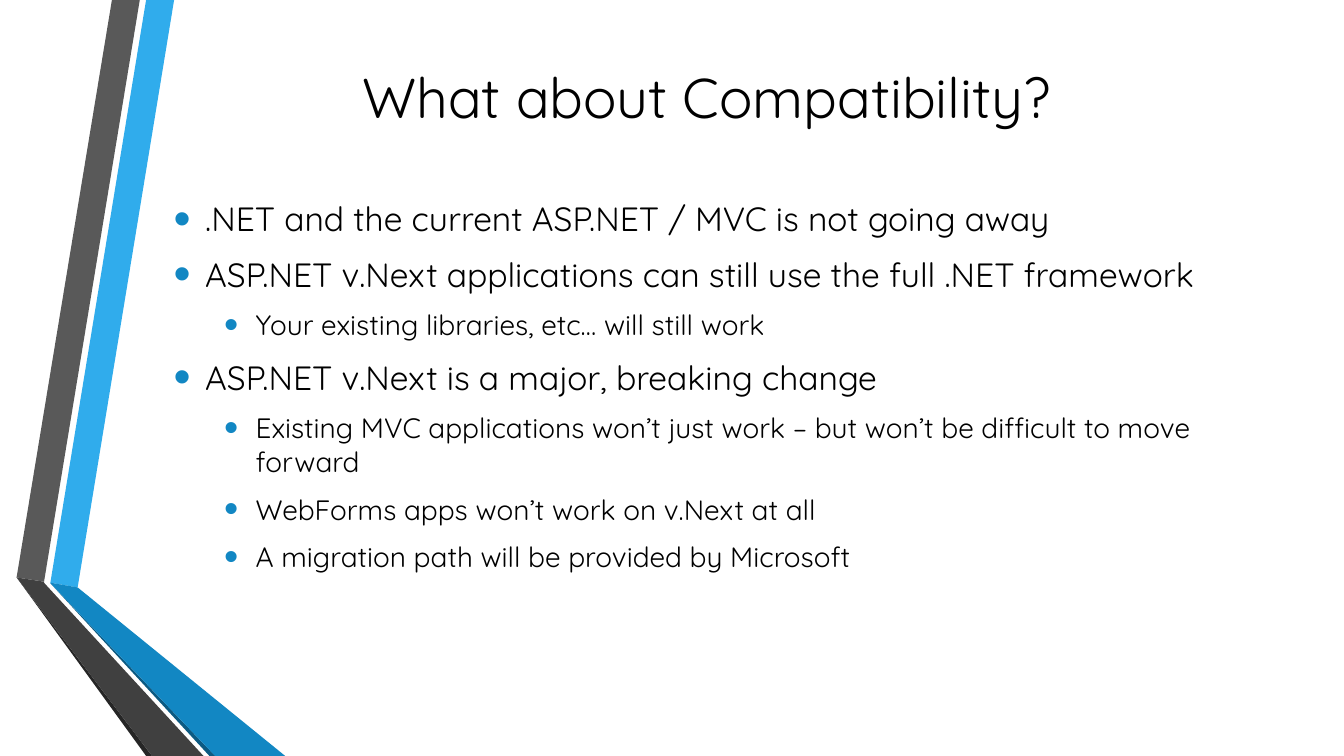
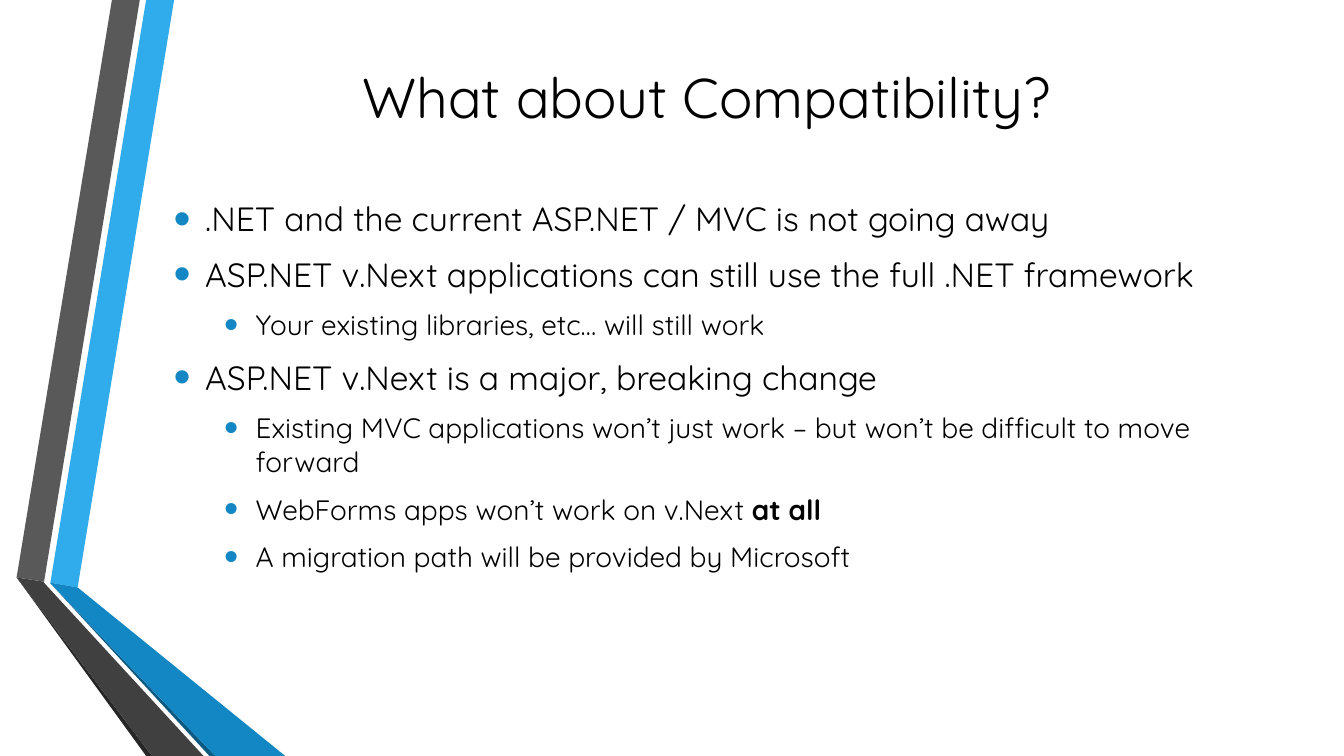
Before and after one commit to cabarney/ASP.NET-v.Next-Talk, a slide deck: slide 9 of Getting to Know ASP.pptx (slide 8 before the commit). Drawn at 1344x756 pixels with LibreOffice and Linux fonts; fonts in the diff are those of the drawing; background and template pictures are left out. Boxes give left, top, right and bottom in pixels: in the first picture for what was removed or moved away, otherwise in the second. Text is boxed around its words. In the diff, an @@ line names an element or a change of style, - is before the commit and + after.

```diff
--- a/Getting to Know ASP.pptx
+++ b/Getting to Know ASP.pptx
@@ text at <box>256,499,822,526</box>: bold on in "at all" @@
```
Also in this commit, not shown: 2 other slides changed, 4 slides added, 1 slide removed, 50 other files.
